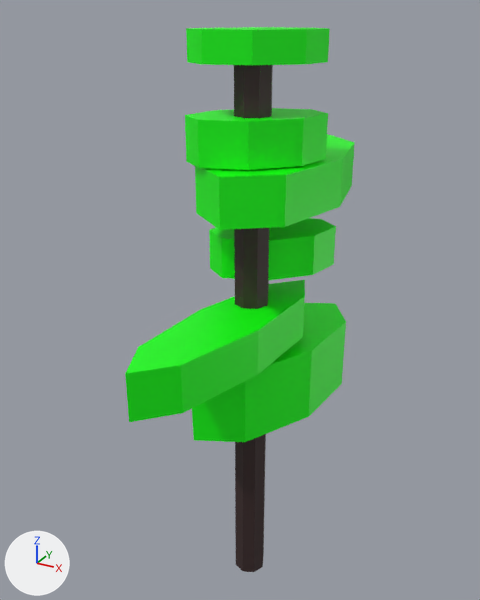
What one commit did to the FBX model Assets/Models/TREE_2.fbx.
The view is the same before and after, from a 50 mm lens placed at (4.85, -9.22, 10.16), pointed at (-0.33, 0.18, 5.45). Arrows for +X, +Y and +Z are at lower left; the lights stay in place. Where no turn or scale is listed for an object, it has been applied to the vertices.
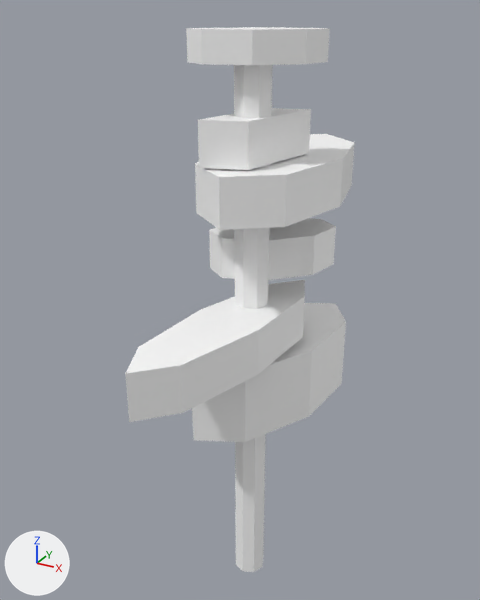
Commit message: TREE BARAGE

Changed parts and their boxes (x1, y1, x2, y2) in the pictures (480 x 600 px):
'pCylinder14', recoloured (green to white): (125, 280, 305, 422) in both
'pCylinder15', recoloured (green to white): (192, 303, 346, 442) in both
'pCylinder13', recoloured (green to white): (195, 134, 355, 230) in both
'trunk2', recoloured: (234, 65, 273, 572) in both
'pCylinder16', recoloured, reshaped (green to white, 21% narrower): before (185, 108, 328, 170); after (198, 108, 311, 170)
'pCylinder18', recoloured (green to white): (186, 27, 330, 65) in both
'pCylinder17', recoloured (green to white): (209, 218, 336, 280) in both
part 1 of me_mesh_004, cut back: before (185, 108, 328, 170); after (200, 108, 311, 170)

What the commit changed:
Material 'lambert7' (mat_lambert7) changes colour from green #00ff00 to white #ffffff; in linear values from (0.0, 1.0, 0.0) to (1.0, 1.0, 1.0).
Material 'lambert6' (mat_lambert6) changes colour from brown #3a2727 to white #ffffff; in linear values from (0.042, 0.0206, 0.0206) to (1.0, 1.0, 1.0).
me_mesh_004 is used by ob_pcylinder16; location (0.0, 0.14, 8.31).
me_mesh_004 had 18 vertices, 24 faces and spanned x -0.92..0.92, y -0.91..0.91, z -0.35..0.35.
me_mesh_004 now has 8 vertices, 8 faces and spans x -0.5..0.5, y -0.91..0.91, z -0.35..0.35.
Part 1, on me_mesh_004:
10 vertices are removed from x -0.92..0.92, y -0.62..0.62, z -0.35..0.35.
22 faces are deleted.
6 new faces join them.
